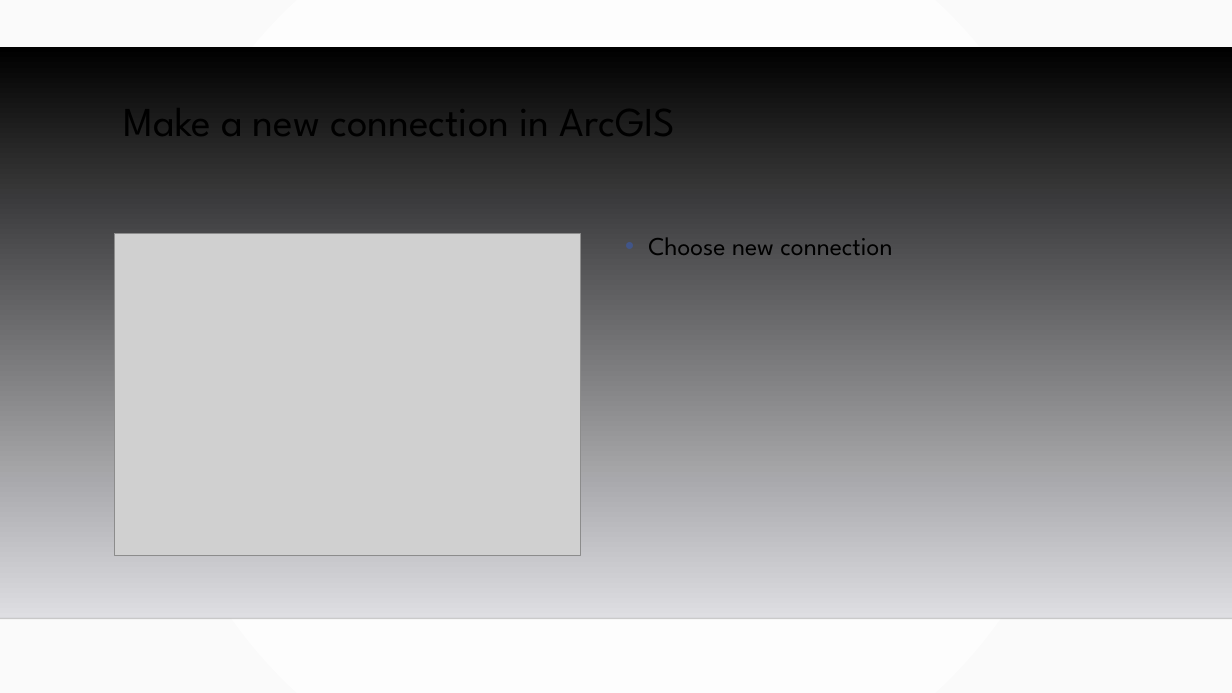
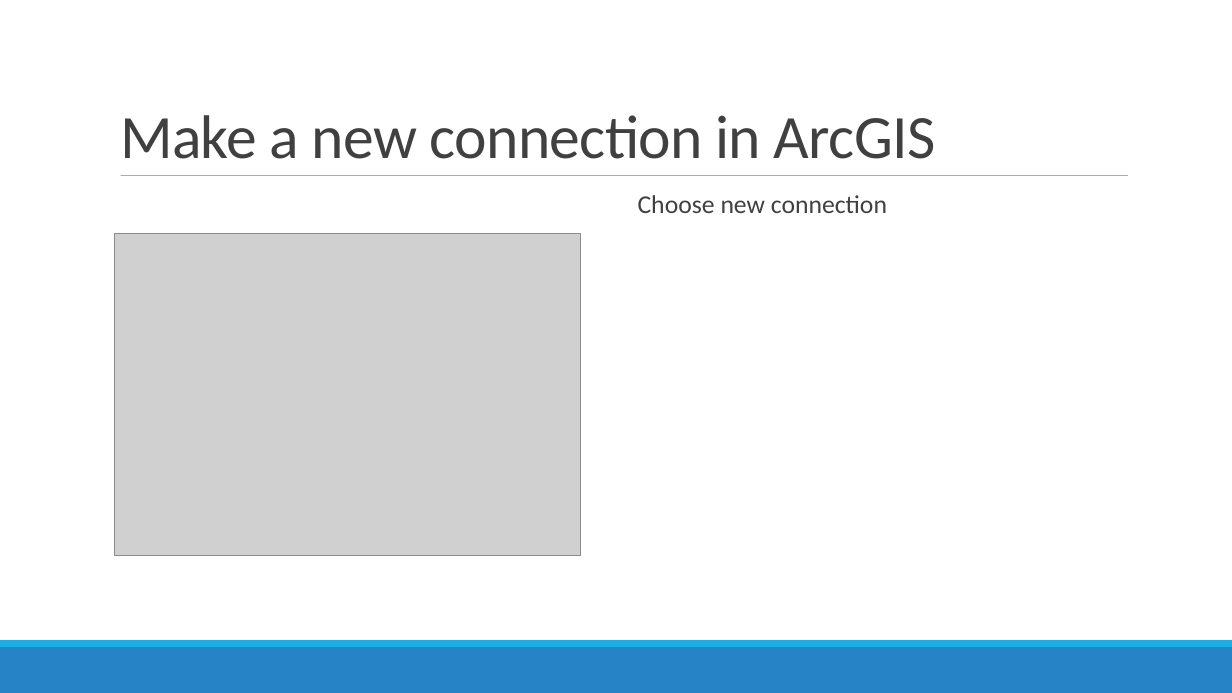
Before and after one commit to MGIS-UMN/GIS5577_week11, a slide deck: slide 24 of Creating_geospatial_services_ArcGIS.odp (slide 26 before the commit). Drawn at 1232x693 pixels with LibreOffice and Linux fonts; fonts in the diff are those of the drawing; grey boxes stand for pictures; background and template pictures are left out. Boxes give left, top, right and bottom in pixels: in the first picture for what was removed or moved away, otherwise in the second. Text is boxed around its words. In the diff, an @@ line names an element or a change of style, - is before the commit and + after.

```diff
--- a/Creating_geospatial_services_ArcGIS.odp
+++ b/Creating_geospatial_services_ArcGIS.odp
@@ background gradient #FFFFFF to #FAFAFA to #FFFFFF @@
@@ title "Make a new connection in ...": place and size @@
-title "Make a new connection in ..." at box(124, 90, 676, 151)
+title "Make a new connection in ..." at box(120, 115, 936, 159)
@@ title "Make a new connection in ..." at box(120, 115, 936, 159): size 32 to 48 pt, font League Spartan to Calibri, text colour #000000 to #404040, letter spacing 0 to -0.5 pt; line spacing 0.9 to 0.85; vertical alignment top to bottom @@
@@ freeform shape removed at box(0, 47, 1232, 618) @@
@@ line added from (121, 176) to (1128, 176), #7F7F7F 0.51 pt @@
@@ text "Choose new connection": place and size @@
-text "Choose new connection" at box(648, 237, 892, 255)
+text "Choose new connection" at box(638, 195, 887, 213)
@@ text "Choose new connection" at box(638, 195, 887, 213): font League Spartan to Calibri, text colour #000000 to #404040; bullet • to  ; line spacing 1.2 to 0.9; more space between paragraphs; bullet colour #415588 to #1CADE4 @@
@@ line removed from (0, 618) to (1232, 618) @@
@@ freeform shape added at box(0, 647, 1232, 693), fill #2683C6 @@
@@ freeform shape added at box(0, 640, 1232, 647), fill #1CADE4 @@
```
Also in this commit, not shown: 36 other slides changed, 1 slide added, 4 slides removed, 2 other files.
